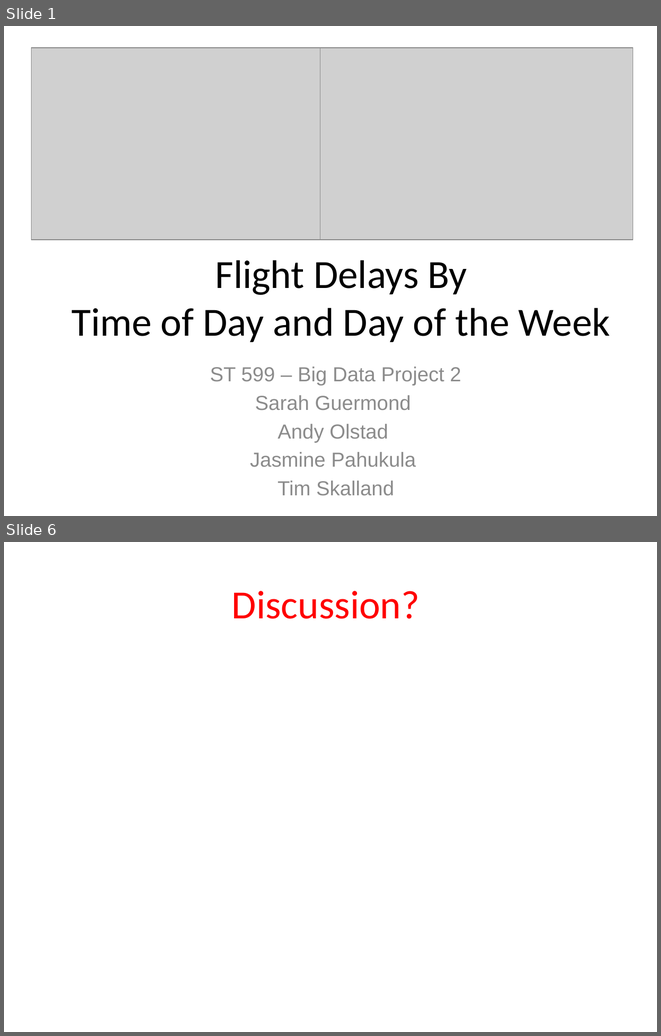
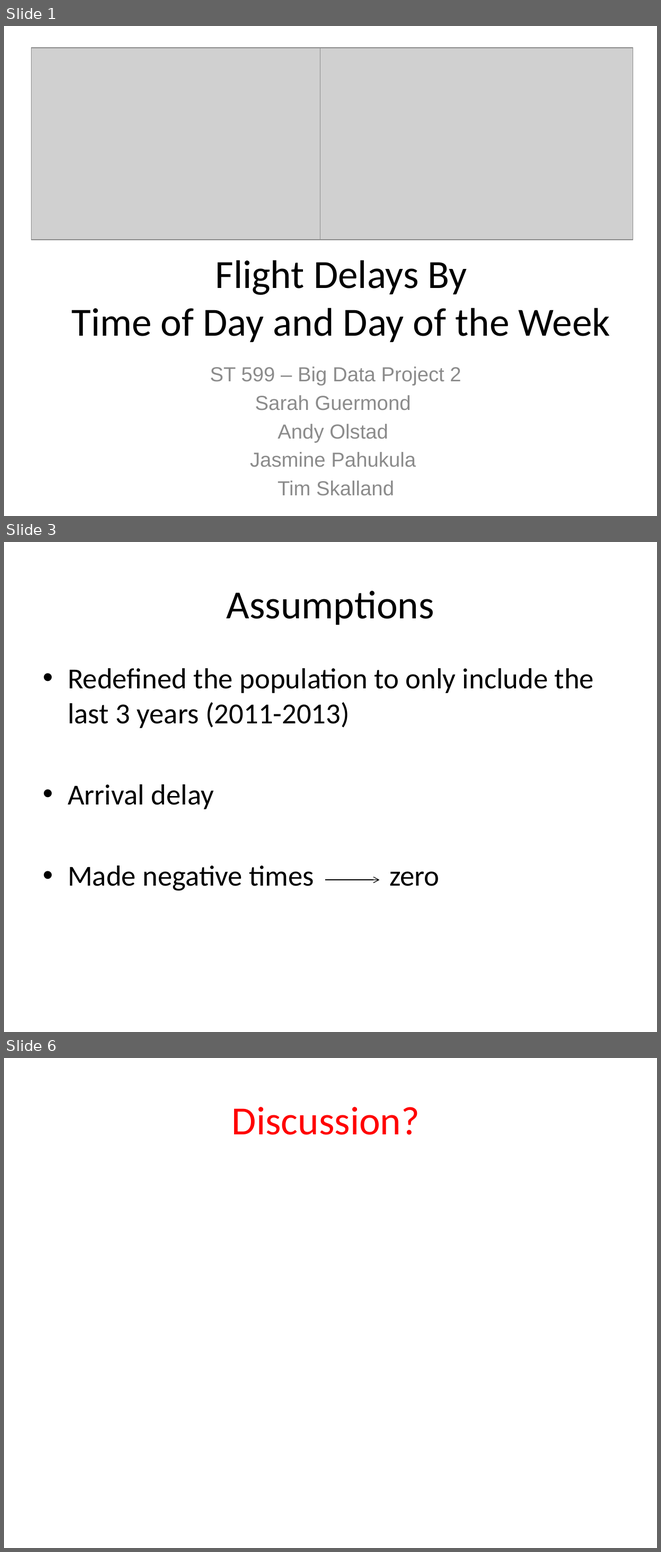
Before and after one commit to andy-olstad/POGSproj2, a slide deck: project_2_presentation.pptx. Shown one above the other, each under a label of ours: slides 1 and 6 before the commit, slides 1, 3 and 6 after it; the slides between them are not shown. The pictures are 661x1036 and 661x1552 pixels, drawn with LibreOffice and Linux fonts; fonts in the diff are those of the drawing; grey boxes stand for pictures. Boxes give left, top, right and bottom in pixels: in the first picture for what was removed or moved away, otherwise in the second. Text is boxed around its words. In the diff, an @@ line names an element or a change of style, - is before the commit and + after.

```diff
--- a/project_2_presentation.pptx
+++ b/project_2_presentation.pptx
@@ slide 3 added at [4,542,657,1032], background #FFFFFF @@
@@ title added at [227,591,434,625], 44 pt, text #000000 @@
+Assumptions
@@ text added at [68,668,594,891], 32 pt, text #000000 @@
+• Redefined the population to only include the last 3 years (2011-2013)
+• Arrival delay
+• Made negative times zero
@@ arrow added from (325, 880) to (379, 880), #000000 0.75 pt @@
```
Also in this commit, not shown: 4 slides changed, 1 slide removed, 2 other files.
